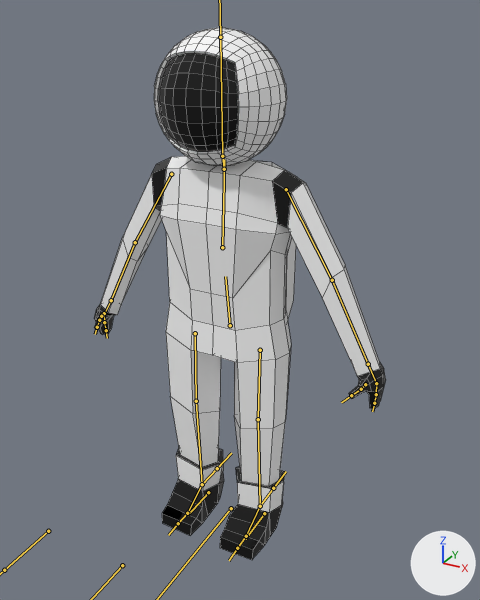
The FBX model Assets/Model Stuff/astronaut.fbx, before and after one commit.
One viewpoint serves both versions: a camera (50 mm lens) standing at (3.2, -5.61, 5.62) and looking at (0.14, -0.03, 2.84). Lighting does not change. The marker at lower right points along +X, +Y and +Z. The bones that bend it are drawn over the model as lines. Mesh edges are drawn as thin lines.
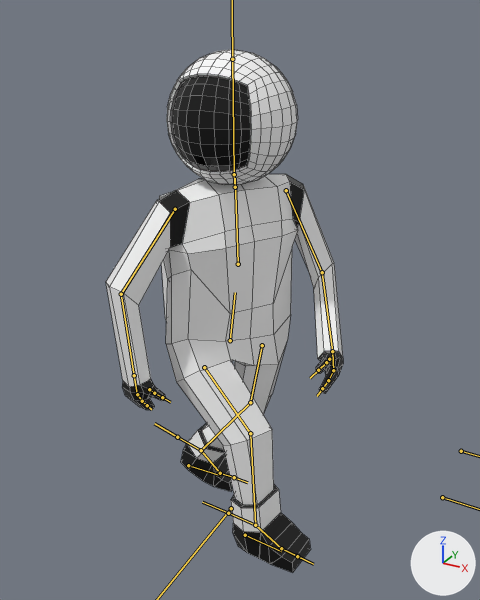
The newer file adds an action. The first version stands in its rest pose; the second is drawn at frame 13 of the action 'Armature|Strafe Left'.

Where the change shows, as pixel boxes [x1, y1, x2, y2] in the pictures (480 x 600 px):
'Cube', posed (19% narrower): before [94, 27, 386, 560]; after [106, 49, 343, 573]
bone 'Torso', root to tip: before (230, 325) to (225, 276); after (230, 340) to (235, 292)
bone 'Chest', root to tip: before (222, 247) to (224, 159); after (238, 264) to (235, 178)
bone 'Neck', root to tip: before (224, 169) to (222, 156); after (235, 187) to (234, 174)
bone 'Upper Arm.L', root to tip: before (286, 189) to (332, 280); after (286, 190) to (322, 272)
bone 'Lower Arm.L', root to tip: before (332, 280) to (368, 364); after (322, 272) to (332, 351)
bone 'Hand.L', root to tip: before (368, 364) to (376, 383); after (332, 351) to (333, 370)
bone 'Thumb01.L', root to tip: before (365, 384) to (361, 389); after (329, 359) to (326, 362)
bone 'Thumb02.L', root to tip: before (361, 389) to (351, 395); after (326, 362) to (318, 370)
bone 'Upper Arm.R', root to tip: before (171, 174) to (135, 242); after (175, 209) to (121, 294)
bone 'Lower Arm.R', root to tip: before (135, 242) to (111, 300); after (121, 294) to (134, 375)
bone 'Thumb01.R', root to tip: before (101, 316) to (99, 320); after (149, 389) to (154, 393)
bone 'Thumb02.R', root to tip: before (99, 320) to (97, 327); after (154, 393) to (162, 397)
bone 'Upper Leg.L', root to tip: before (260, 350) to (258, 419); after (262, 345) to (250, 402)
bone 'Lower Leg.L', root to tip: before (258, 419) to (260, 506); after (250, 402) to (201, 450)
bone 'Foot.L.001', root to tip: before (260, 506) to (246, 536); after (201, 450) to (220, 473)
bone 'Toes.L.001', root to tip: before (246, 536) to (237, 548); after (220, 473) to (234, 477)
bone 'Upper Leg.R', root to tip: before (195, 333) to (196, 401); after (204, 367) to (250, 433)
bone 'Lower Leg.R', root to tip: before (196, 401) to (202, 484); after (250, 433) to (255, 525)
bone 'Foot.R.001', root to tip: before (202, 484) to (187, 513); after (255, 525) to (281, 548)

The change, as a list of edits to the scene's bpy script:
```text
Change bone_torso:
    where bone_torso = bpy.data.objects['Armature'].pose.bones['Torso']  # child of 'Root'
    bone_torso.location: (0.0, 0.0, 0.0) -> (0.0, -0.18, -0.03)
    bone_torso.rotation_quaternion: (1.0, 0.0, 0.0, 0.0) -> (0.831, 0.0, 0.55, 0.081)  # degrees (0, 0, 0) -> degrees (13, 66, 20)
Change bone_chest:
    where bone_chest = bpy.data.objects['Armature'].pose.bones['Chest']  # child of 'Torso'
    bone_chest.rotation_quaternion: (1.0, 0.0, 0.0, 0.0) -> (0.998, 0.0, -0.057, -0.003)  # degrees (0, 0, 0) -> degrees (0, -6, 0)
Change bone_neck:
    where bone_neck = bpy.data.objects['Armature'].pose.bones['Neck']  # child of 'Chest'
    bone_neck.rotation_quaternion: (1.0, 0.0, 0.0, 0.0) -> (0.861, 0.0, -0.498, -0.1)  # degrees (0, 0, 0) -> degrees (11, -59, -20)
Change bone_upper_arm_l:
    where bone_upper_arm_l = bpy.data.objects['Armature'].pose.bones['Upper Arm.L']  # child of 'Chest'
    bone_upper_arm_l.rotation_quaternion: (1.0, 0.0, 0.0, 0.0) -> (0.978, -0.109, 0.053, -0.171)  # degrees (0, 0, 0) -> degrees (-13, 4, -20)
Change bone_lower_arm_l:
    where bone_lower_arm_l = bpy.data.objects['Armature'].pose.bones['Lower Arm.L']  # child of 'Upper Arm.L'
    bone_lower_arm_l.rotation_quaternion: (1.0, 0.0, 0.0, 0.0) -> (0.932, -0.172, 0.114, -0.299)  # degrees (0, 0, 0) -> degrees (-23, 6, -37)
Change bone_hand_l:
    where bone_hand_l = bpy.data.objects['Armature'].pose.bones['Hand.L']  # child of 'Lower Arm.L'
    bone_hand_l.rotation_quaternion: (1.0, 0.0, 0.0, 0.0) -> (0.997, -0.056, -0.011, -0.054)  # degrees (0, 0, 0) -> degrees (-6, -2, -6)
Change bone_thumb01_l:
    where bone_thumb01_l = bpy.data.objects['Armature'].pose.bones['Thumb01.L']  # child of 'Hand.L'
    bone_thumb01_l.rotation_quaternion: (1.0, 0.0, 0.0, 0.0) -> (0.909, -0.381, -0.146, 0.088)  # degrees (0, 0, 0) -> degrees (-47, -11, 16)
Change bone_thumb02_l:
    where bone_thumb02_l = bpy.data.objects['Armature'].pose.bones['Thumb02.L']  # child of 'Thumb01.L'
    bone_thumb02_l.rotation_quaternion: (1.0, 0.0, 0.0, 0.0) -> (0.984, -0.152, -0.085, 0.032)  # degrees (0, 0, 0) -> degrees (-18, -9, 5)
Change bone_upper_arm_r:
    where bone_upper_arm_r = bpy.data.objects['Armature'].pose.bones['Upper Arm.R']  # child of 'Chest'
    bone_upper_arm_r.rotation_quaternion: (1.0, 0.0, 0.0, 0.0) -> (0.998, 0.042, 0.003, -0.042)  # degrees (0, 0, 0) -> degrees (5, 1, -5)
Change bone_lower_arm_r:
    where bone_lower_arm_r = bpy.data.objects['Armature'].pose.bones['Lower Arm.R']  # child of 'Upper Arm.R'
    bone_lower_arm_r.rotation_quaternion: (1.0, 0.0, 0.0, 0.0) -> (0.923, -0.293, -0.218, 0.124)  # degrees (0, 0, 0) -> degrees (-39, -19, 22)
Change bone_thumb01_r:
    where bone_thumb01_r = bpy.data.objects['Armature'].pose.bones['Thumb01.R']  # child of 'Hand.R'
    bone_thumb01_r.rotation_quaternion: (1.0, 0.0, 0.0, 0.0) -> (0.909, -0.381, 0.146, -0.088)  # degrees (0, 0, 0) -> degrees (-47, 11, -16)
Change bone_thumb02_r:
    where bone_thumb02_r = bpy.data.objects['Armature'].pose.bones['Thumb02.R']  # child of 'Thumb01.R'
    bone_thumb02_r.rotation_quaternion: (1.0, 0.0, 0.0, 0.0) -> (0.984, -0.152, 0.085, -0.032)  # degrees (0, 0, 0) -> degrees (-18, 9, -5)
Change bone_upper_leg_l:
    where bone_upper_leg_l = bpy.data.objects['Armature'].pose.bones['Upper Leg.L']  # child of 'Torso'
    bone_upper_leg_l.rotation_quaternion: (1.0, 0.0, 0.0, 0.0) -> (0.973, -0.12, -0.199, 0.016)  # degrees (0, 0, 0) -> degrees (-15, -23, 5)
Change bone_lower_leg_l:
    where bone_lower_leg_l = bpy.data.objects['Armature'].pose.bones['Lower Leg.L']  # child of 'Upper Leg.L'
    bone_lower_leg_l.rotation_quaternion: (1.0, 0.0, 0.0, 0.0) -> (0.984, 0.175, 0.0, 0.0)  # degrees (0, 0, 0) -> degrees (20, 0, 0)
Change bone_foot_l_001:
    where bone_foot_l_001 = bpy.data.objects['Armature'].pose.bones['Foot.L.001']  # child of 'Lower Leg.L'
    bone_foot_l_001.rotation_quaternion: (1.0, 0.0, 0.0, 0.0) -> (0.989, 0.145, 0.0, -0.003)  # degrees (0, 0, 0) -> degrees (17, 0, 0)
Change bone_toes_l_001:
    where bone_toes_l_001 = bpy.data.objects['Armature'].pose.bones['Toes.L.001']  # child of 'Foot.L.001'
    bone_toes_l_001.rotation_quaternion: (1.0, 0.0, 0.0, 0.0) -> (0.989, 0.146, -0.035, 0.018)  # degrees (0, 0, 0) -> degrees (17, -4, 1)
Change bone_upper_leg_r:
    where bone_upper_leg_r = bpy.data.objects['Armature'].pose.bones['Upper Leg.R']  # child of 'Torso'
    bone_upper_leg_r.rotation_quaternion: (1.0, 0.0, 0.0, 0.0) -> (0.93, 0.314, -0.17, 0.084)  # degrees (0, 0, 0) -> degrees (37, -22, 3)
Change bone_lower_leg_r:
    where bone_lower_leg_r = bpy.data.objects['Armature'].pose.bones['Lower Leg.R']  # child of 'Upper Leg.R'
    bone_lower_leg_r.rotation_quaternion: (1.0, 0.0, 0.0, 0.0) -> (0.961, 0.275, 0.0, 0.0)  # degrees (0, 0, 0) -> degrees (32, 0, 0)
Change bone_foot_r_001:
    where bone_foot_r_001 = bpy.data.objects['Armature'].pose.bones['Foot.R.001']  # child of 'Lower Leg.R'
    bone_foot_r_001.rotation_quaternion: (1.0, 0.0, 0.0, 0.0) -> (0.998, -0.05, -0.002, -0.024)  # degrees (0, 0, 0) -> degrees (-6, 0, -3)
```
